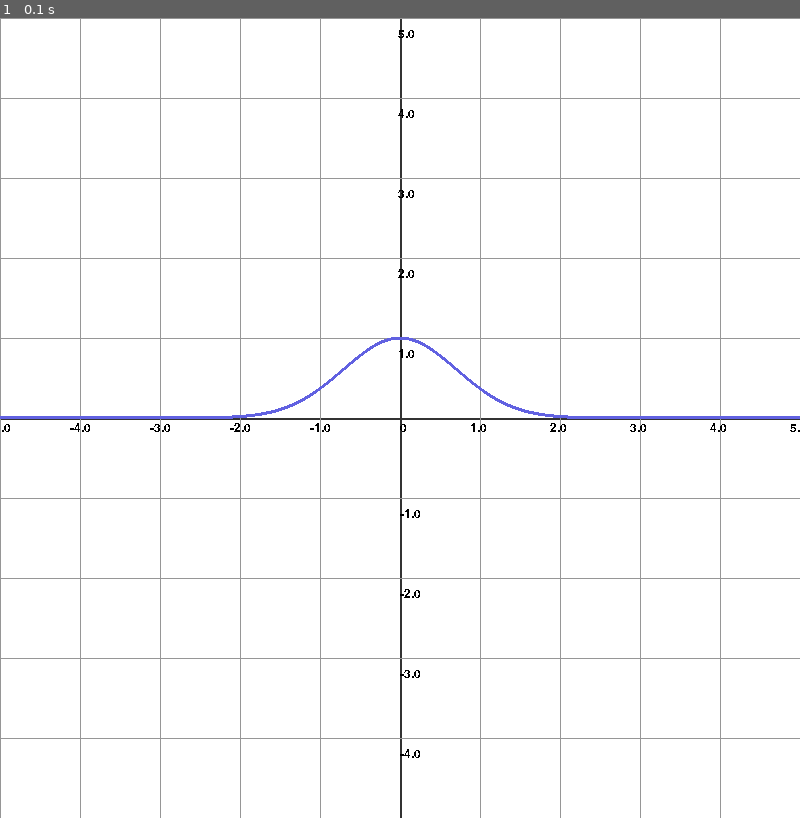
Above: before the commit, frame 1.
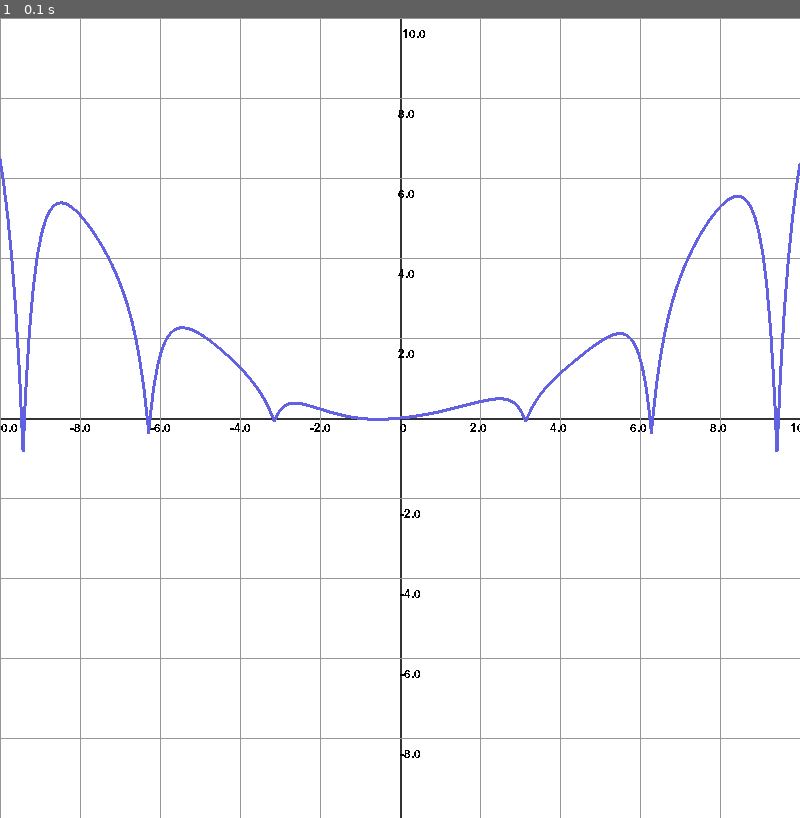
Above: after the commit, the same moment.

Repository: mickaelrei/pygame
Game: pygame game, started from graph.py
Same seed, same stepped clock (60 frames per second), same inputs: the game is played once before the commit and once after it.
Inputs:
- Up to frame 1 (0.1 s): no input

The runs differ from the first frame. In frame 1, 1.5% of the frame differs, in the area x 0-100%, y 1-93%.

Commit message:
refactor: better logic on drawing graph points

Diff:
--- a/graph.py
+++ b/graph.py
@@ -20,7 +20,7 @@
 GREEN = (0, 255, 0)
 
 def f(x: float) -> float:
-    return math.exp(-x**2)
+    return math.cos(1 / (0.6 + abs(math.sin(x)))) * x**2 * 0.1 + math.sin(x) * 0.1
 
 def map(n, start1, stop1, start2, stop2):
     return (n - start1) / (stop1 - start1) * (stop2 - start2) + start2
@@ -52,7 +52,7 @@
 numsAxisWidth = 1
 
 # Screen graph dimension
-graphDimension = 10
+graphDimension = 20
 graphOffset = Vector2(0, 0)
 graphZoomStep = .3
 minDimension = .1
@@ -124,7 +124,7 @@
         drawText(str(numY), Vector2(WIDTH/2 + numsOffset.x + graphOffset.x, posY + numsOffset.y + graphOffset.y), centerY=0, centerX=1)
 
     # Calculate all points
-    points: list = []
+    lastPoint: Vector2 | None = None
     for i in range(numPoints):
         x = map(i, 0, numPoints-1, -graphDimension * 0.5 - planeOffset.x, graphDimension * 0.5 - planeOffset.x)
         try:
@@ -132,24 +132,24 @@
         except:
             continue
 
-        points.append(Vector2(x, y))
+        # New point
+        point = Vector2(x, y)
+        x1 = map(point.x, -graphDimension * 0.5, graphDimension * 0.5, 0, WIDTH)
+        y1 = map(point.y, -graphDimension * 0.5, graphDimension * 0.5, HEIGHT, 0)
 
-    # Draw points
-    for i in range(len(points)-1):
-        point1 = points[i]
-        point2 = points[i+1]
+        if drawLines and lastPoint is not None:
+            # Use last point to draw line
+            x2 = map(lastPoint.x, -graphDimension * 0.5, graphDimension * 0.5, 0, WIDTH)
+            y2 = map(lastPoint.y, -graphDimension * 0.5, graphDimension * 0.5, HEIGHT, 0)
 
-        x1 = map(point1.x, -graphDimension * 0.5, graphDimension * 0.5, 0, WIDTH)
-        y1 = map(point1.y, -graphDimension * 0.5, graphDimension * 0.5, HEIGHT, 0)
-
-        x2 = map(point2.x, -graphDimension * 0.5, graphDimension * 0.5, 0, WIDTH)
-        y2 = map(point2.y, -graphDimension * 0.5, graphDimension * 0.5, HEIGHT, 0)
-
-        if drawLines:
+            # HACK: Draw line only if distance is small (happens in asymptotes for example)
             if Vector2(x1, y1).distance_to(Vector2(x2, y2)) < 1e4:
                 pygame.draw.line(window, pointColor, (x1 + graphOffset.x, y1 + graphOffset.y), (x2 + graphOffset.x, y2 + graphOffset.y), pointWidth)
         else:
+            # Draw point
             pygame.draw.circle(window, pointColor, (x1 + graphOffset.x, y1 + graphOffset.y), pointWidth / 2)
+
+        lastPoint = point
 
     pygame.display.update()
     clock.tick(FPS)
